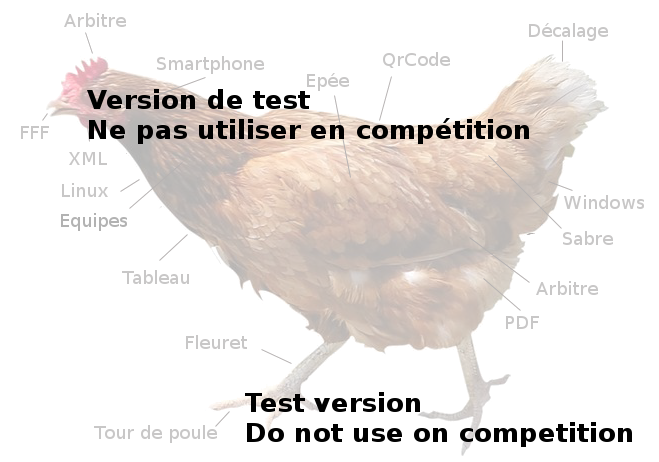
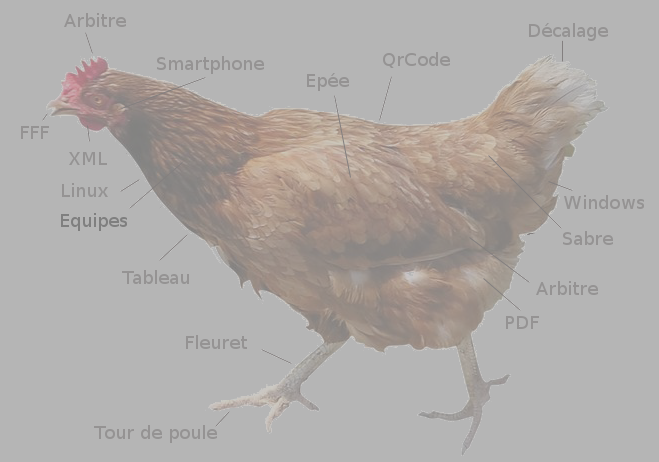
Two versions of the same layered image (659×462). Layer-by-layer changes:
hid "Test version ..." over [245, 392, 632, 447]
hid "Version de test ..." over [87, 89, 529, 144]
showed "New Layer", painted on it over [0, 0, 659, 462]
